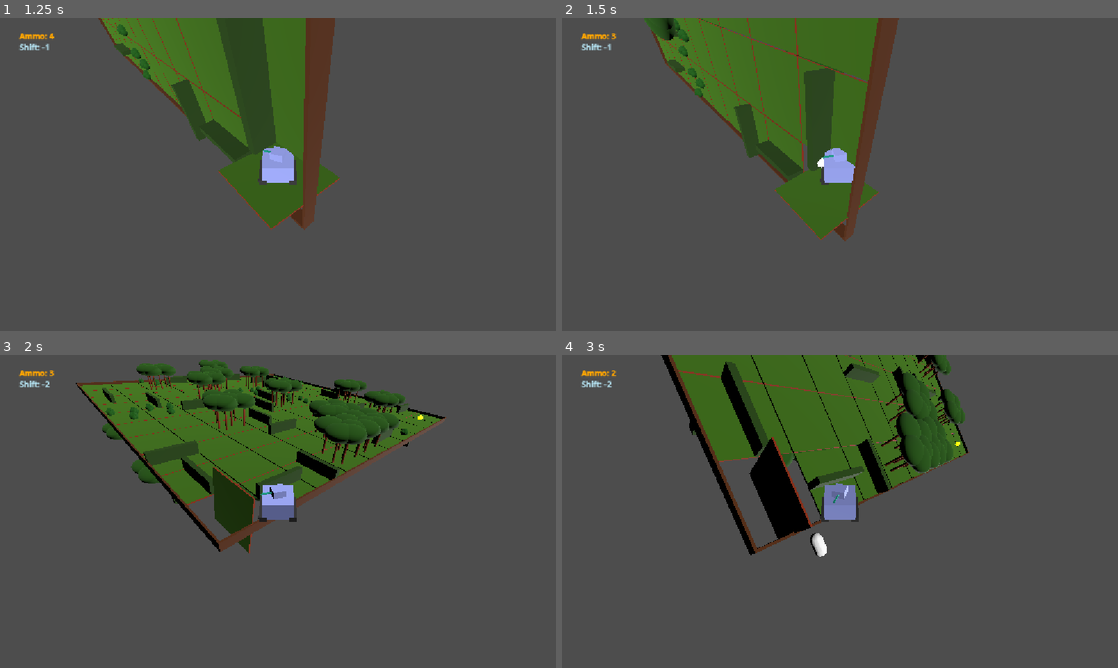
Above: before the commit, frames 1-4 (two rows, left to right).
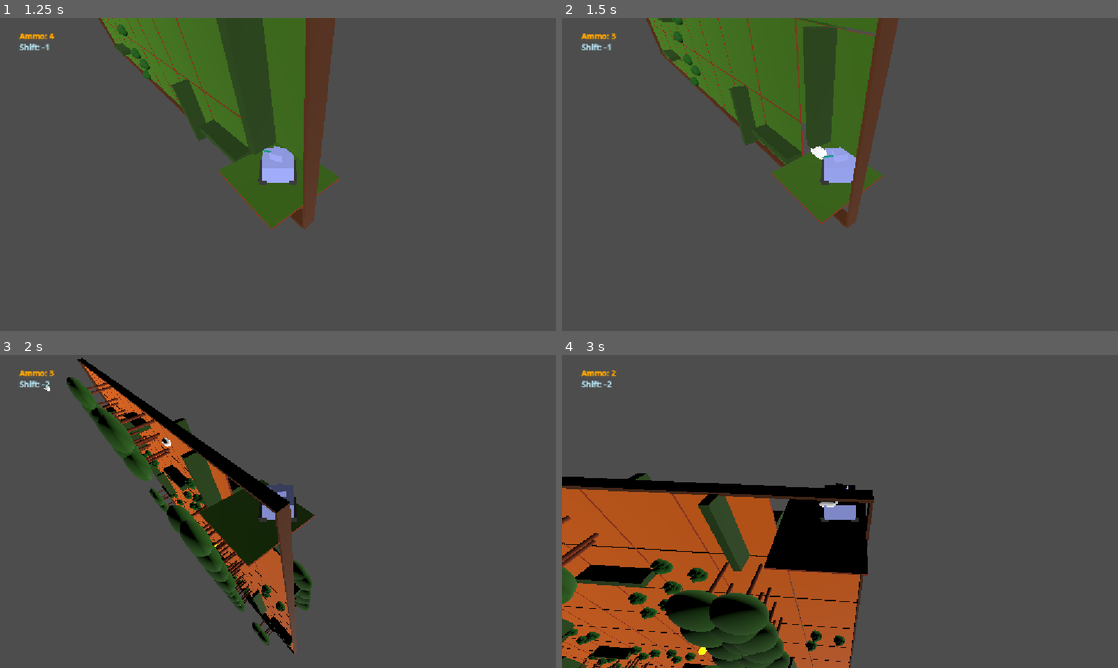
Above: after the commit, the same moments.

Repository: Grihgrix/Tank_Shift
Game: Godot game, scene res://Game scenes/Main_game_scene.tscn
The game is run twice, just before and just after one commit, with the same random seed, the same clock (stepped at 60 frames per second) and the same inputs.
Inputs (mouse positions are in pixels of both pictures, inside the frame that each line leads up to):
- Up to frame 1 (1.25 s): tap Enter (ui_accept) at 0.5, 0.77 s; move the mouse to (55, 55) at 0.52 s; hold Right (ui_right) from 0.53 s (still down); right-click (55, 55) at 0.6 s; click (55, 55) at 0.67 s
- Up to frame 2 (1.5 s): move the mouse to (728, 190) at 1.27 s; release Right (ui_right) at 1.28 s; hold Down (ui_down) from 1.28 s (still down); click (728, 190) at 1.35 s
- Up to frame 3 (2 s): keep holding Down (ui_down); tap Enter (ui_accept) at 1.52 s
- Up to frame 4 (3 s): move the mouse to (895, 442) at 2.02 s; release Down (ui_down) at 2.03 s; hold Right (ui_right) 2.03-2.78 s; right-click (895, 442) at 2.1 s; move the mouse to (812, 574) at 2.77 s; hold Up (ui_up) from 2.78 s (still down); click (812, 574) at 2.85 s

Frame 1 is identical in both runs. In frame 2, 4.8% of the frame differs, in the area x 14-58%, y 0-72%; in frame 3, 26%; in frame 4, 50%, in the area x 0-74%, y 0-100%.

Commit message:
Fixed collision bug with obstacles
Obstacles like hedges are trees were not stopping the vehicle.
This was fixed by swapping the area3d node to static body3d nodes

Diff:
--- a/Game scenes/Terrain scenes/tile_size_hedge.tscn
+++ b/Game scenes/Terrain scenes/tile_size_hedge.tscn
@@ -7,12 +7,14 @@
 
 [sub_resource type="BoxShape3D" id="BoxShape3D_wltj5"]
 
-[node name="Tile_size_hedge" type="Area3D" unique_id=1489556219]
+[node name="Tile_size_hedge" type="Node3D" unique_id=709043425]
 transform = Transform3D(2, 0, 0, 0, 0.5, 0, 0, 0, 0.2, 0, 0, 0)
 
 [node name="MeshInstance3D" type="MeshInstance3D" parent="." unique_id=1544587050]
 mesh = SubResource("BoxMesh_f7ppj")
 surface_material_override/0 = SubResource("StandardMaterial3D_qq35n")
 
-[node name="CollisionShape3D" type="CollisionShape3D" parent="." unique_id=1802937919]
+[node name="StaticBody3D" type="StaticBody3D" parent="MeshInstance3D" unique_id=1125394913]
+
+[node name="CollisionShape3D" type="CollisionShape3D" parent="MeshInstance3D/StaticBody3D" unique_id=1802937919]
 shape = SubResource("BoxShape3D_wltj5")
--- a/Game scenes/Terrain scenes/tree.tscn
+++ b/Game scenes/Terrain scenes/tree.tscn
@@ -19,13 +19,16 @@
 mesh = SubResource("SphereMesh_bewgv")
 surface_material_override/0 = SubResource("StandardMaterial3D_2wda1")
 
-[node name="Trunk" type="Area3D" parent="." unique_id=1299459396]
+[node name="Trunk" type="Node3D" parent="." unique_id=238054107]
 
 [node name="Tree_trunk_Mesh" type="MeshInstance3D" parent="Trunk" unique_id=1124817397]
 transform = Transform3D(0.10000001, 0, 0, 0, 0.5, 0, 0, 0, 0.10000001, 0, 0.49999997, 0)
 mesh = SubResource("CylinderMesh_wltj5")
 surface_material_override/0 = SubResource("StandardMaterial3D_n6dmr")
 
-[node name="CollisionShape3D" type="CollisionShape3D" parent="Trunk" unique_id=677777445]
+[node name="StaticBody3D" type="StaticBody3D" parent="Trunk/Tree_trunk_Mesh" unique_id=37286488]
+transform = Transform3D(9.999999, 0, 0, 0, 2, 0, 0, 0, 9.999999, 0, -0.99999994, 0)
+
+[node name="CollisionShape3D" type="CollisionShape3D" parent="Trunk/Tree_trunk_Mesh/StaticBody3D" unique_id=677777445]
 transform = Transform3D(0.10000001, 0, 0, 0, 0.5, 0, 0, 0, 0.10000001, 0, 0.49999997, 0)
 shape = SubResource("CylinderShape3D_wltj5")
